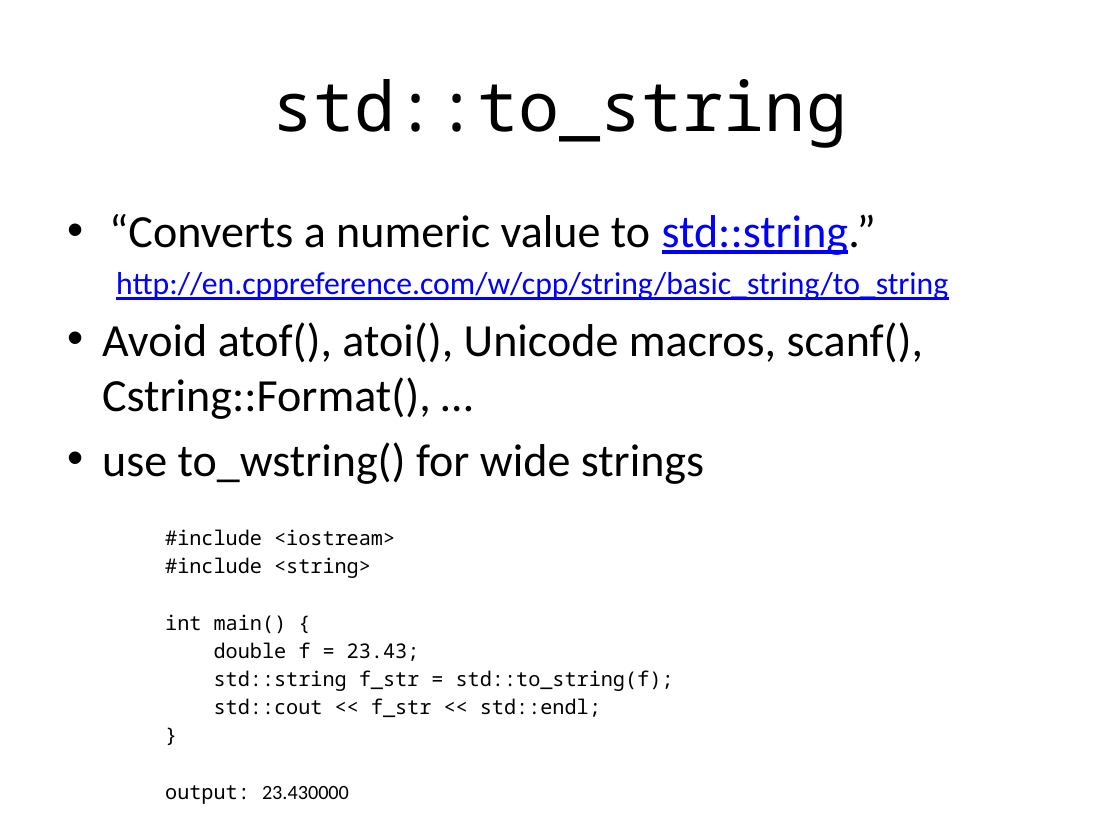
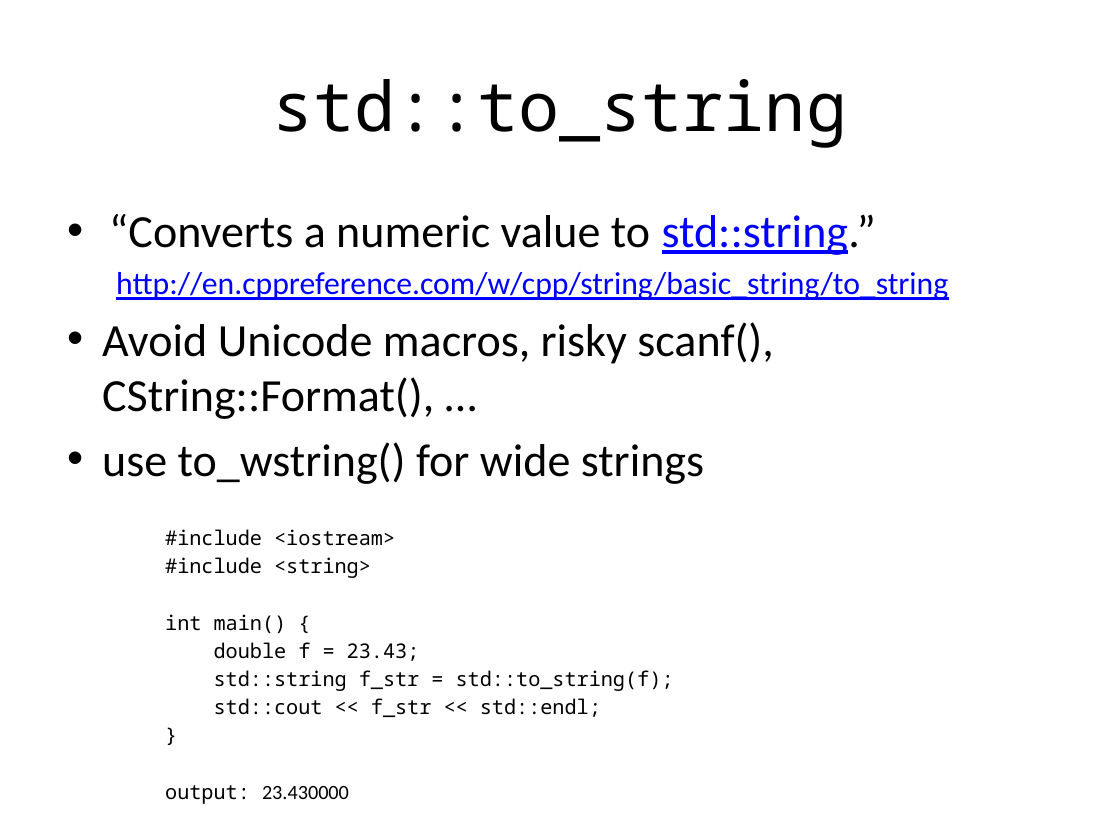
Before and after one commit to fellmad/FunWithCpp11, a slide deck: slide 63 of doc/Fun_with_C++11.pptx (slide 62 before the commit). Drawn at 1120x840 pixels with LibreOffice and Linux fonts; fonts in the diff are those of the drawing. Boxes give left, top, right and bottom in pixels: in the first picture for what was removed or moved away, otherwise in the second. Text is boxed around its words. In the diff, an @@ line names an element or a change of style, - is before the commit and + after.

```diff
--- a/doc/Fun_with_C++11.pptx
+++ b/doc/Fun_with_C++11.pptx
@@ text at [102,322,774,419]: text changed @@
-• Avoid atof(), atoi(), Unicode macros, scanf(), Cstring::Format(), …
+• Avoid Unicode macros, risky scanf(), CString::Format(), …
```
Also in this commit, not shown: 4 other slides changed, 1 slide added, 1 other file.
